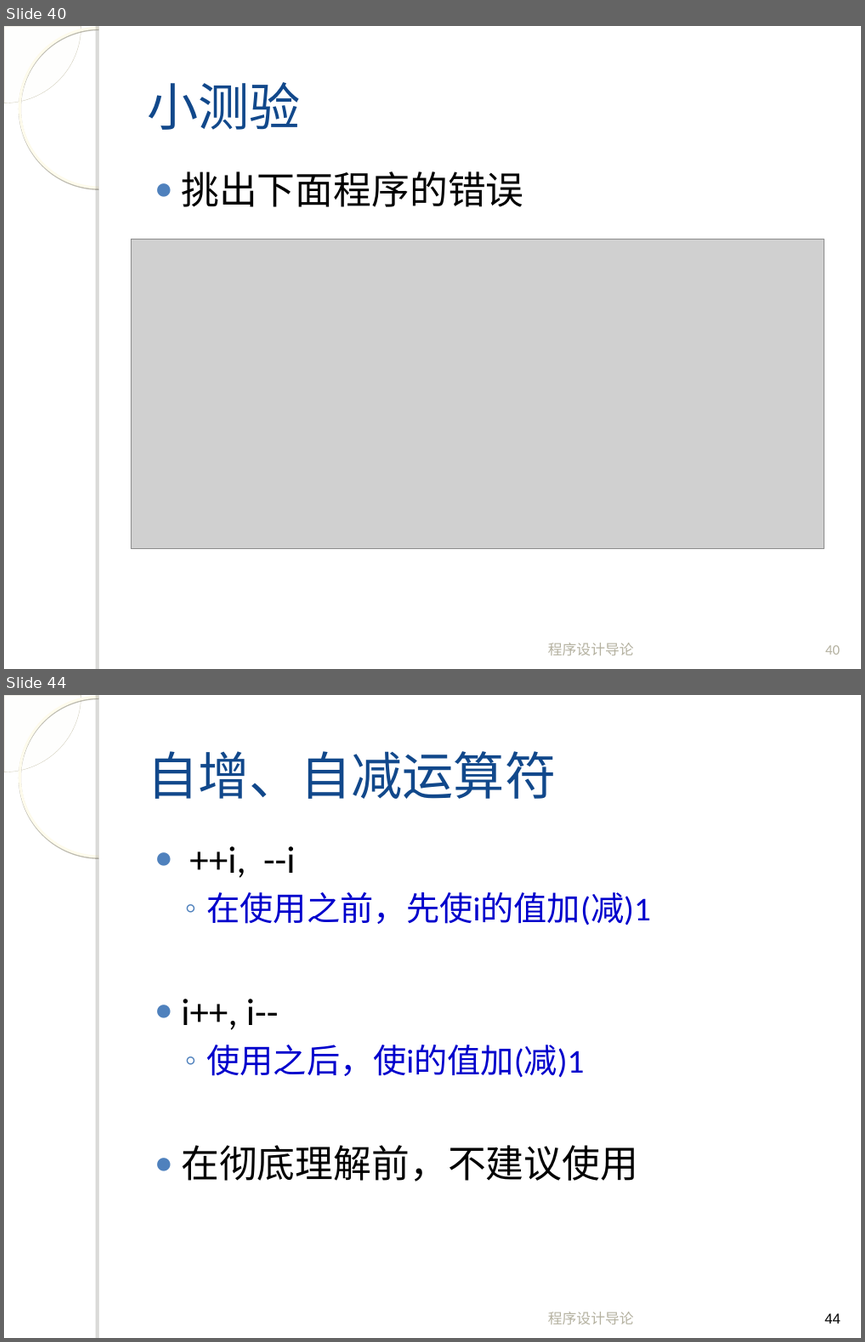
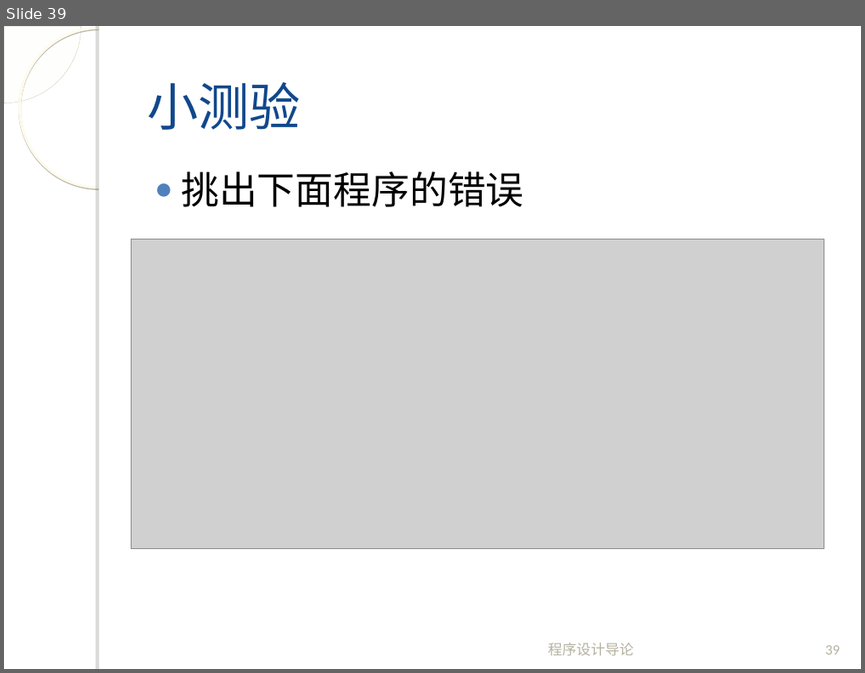
Before and after one commit to fanju1984/introduction-to-programming, a slide deck: introduction-to-programming/slides/2018/03-Data-And-C-1.ppt. Shown one above the other, each under a label of ours: slides 40 and 44 before the commit, slide 39 after it; the slides between them are not shown. The pictures are 865x1342 and 865x673 pixels, drawn with LibreOffice and Linux fonts; fonts in the diff are those of the drawing; grey boxes stand for pictures; background and template pictures are left out. Boxes give left, top, right and bottom in pixels: in the first picture for what was removed or moved away, otherwise in the second. Text is boxed around its words. In the diff, an @@ line names an element or a change of style, - is before the commit and + after.

```diff
--- a/introduction-to-programming/slides/2018/03-Data-And-C-1.ppt
+++ b/introduction-to-programming/slides/2018/03-Data-And-C-1.ppt
@@ slide 44 removed at (x1=4, y1=695, x2=861, y2=1338), background picture (left out); not listed: 4 template elements that a slide beside it also shows @@
@@ title removed at (x1=147, y1=751, x2=556, y2=799) @@
-自增、自减运算符
@@ text removed at (x1=181, y1=846, x2=651, y2=1181) @@
-● ++i, --i
-  ◦ 在使用之前，先使i的值加(减)1
-● i++, i--
-  ◦ 使用之后，使i的值加(减)1
-● 在彻底理解前，不建议使用
@@ text removed at (x1=548, y1=1311, x2=634, y2=1324) @@
-程序设计导论
@@ page number removed at (x1=824, y1=1313, x2=840, y2=1323) @@
-44
@@ what was slide 40 is now slide 39 @@
@@ page number at (x1=825, y1=645, x2=840, y2=654): text changed @@
-40
+39
```
Also in this commit, not shown: 2 slides changed, 10 slides added, 10 other slides removed, 1 other file.
